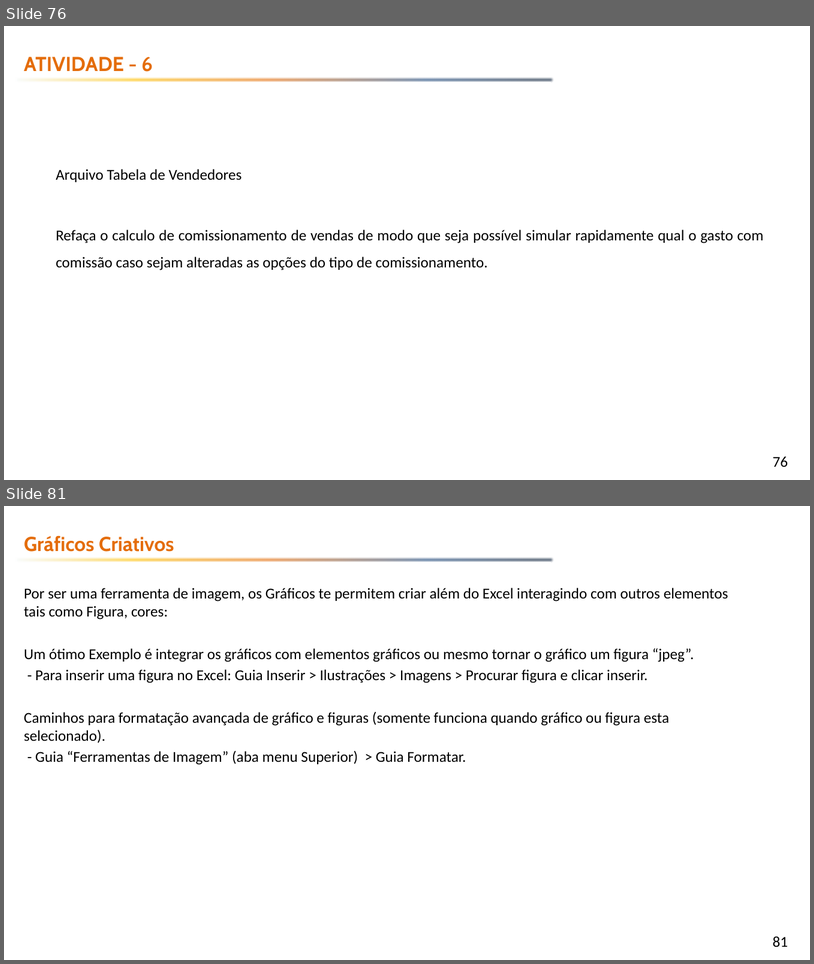
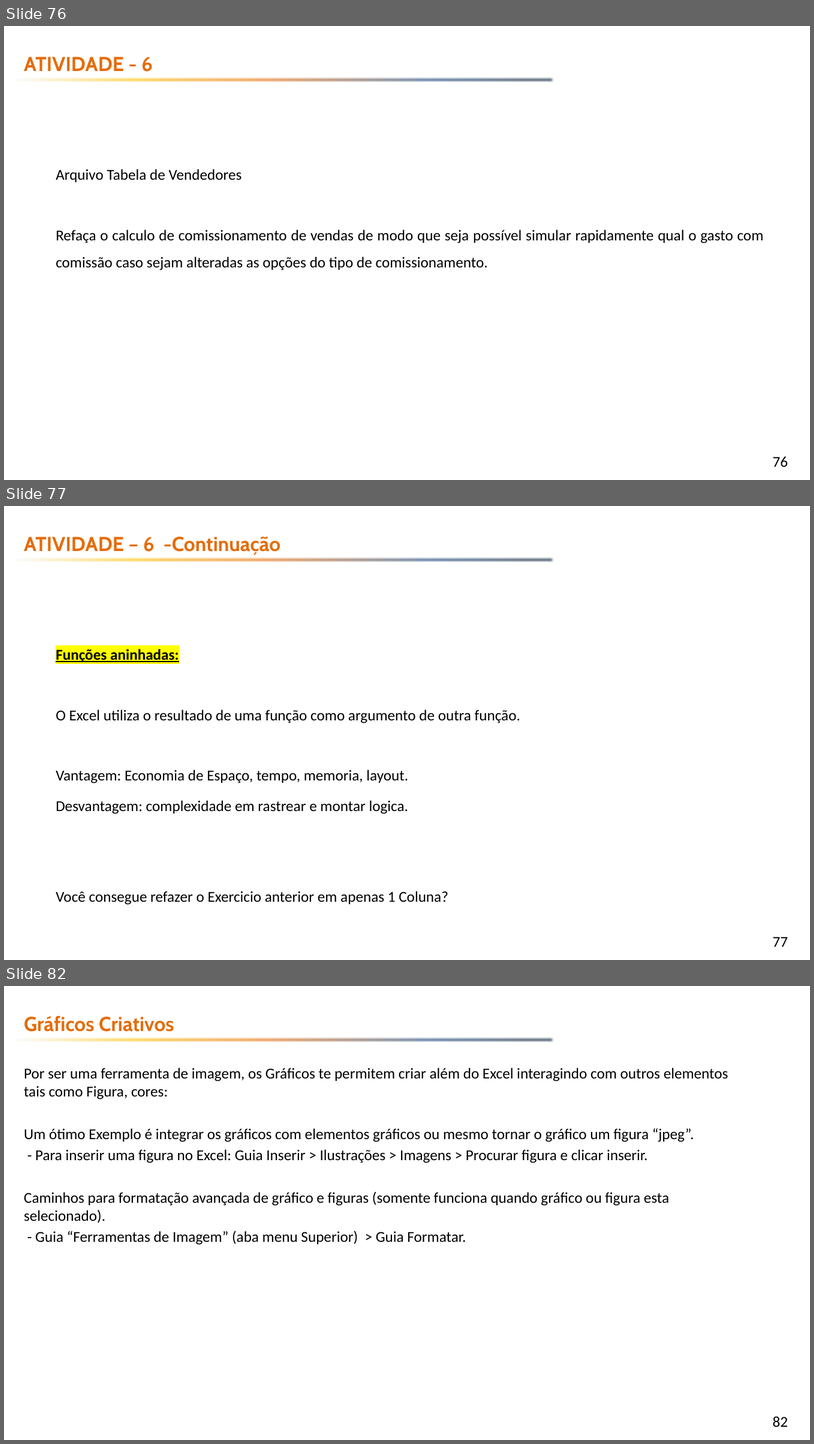
Before and after one commit to emerson-fenrir/Excel_Basico, a slide deck: Professor/Aula3.pptx. Shown one above the other, each under a label of ours: slides 76 and 81 before the commit, slides 76, 77 and 82 after it; the slides between them are not shown. The pictures are 814x964 and 814x1444 pixels, drawn with LibreOffice and Linux fonts; fonts in the diff are those of the drawing; background and template pictures are left out. Boxes give left, top, right and bottom in pixels: in the first picture for what was removed or moved away, otherwise in the second. Text is boxed around its words. In the diff, an @@ line names an element or a change of style, - is before the commit and + after.

```diff
--- a/Professor/Aula3.pptx
+++ b/Professor/Aula3.pptx
@@ slide 77 added at (4,506,810,960), background picture (left out); not listed: 2 template elements that a slide beside it also shows @@
@@ text added at (24,537,281,555), 24 pt, text #E46C0A, bold @@
+ATIVIDADE – 6 -Continuação
@@ text added at (56,649,521,904), 18 pt, text #000000 @@
+Funções aninhadas:
+O Excel utiliza o resultado de uma função como argumento de outra função.
+Vantagem: Economia de Espaço, tempo, memoria, layout.
+Desvantagem: complexidade em rastrear e montar logica.
+Você consegue refazer o Exercicio anterior em apenas 1 Coluna?
@@ what was slide 81 is now slide 82 @@
@@ page number at (773,1416,789,1426): text changed @@
-81
+82
```
Also in this commit, not shown: 9 slides changed, 1 other slide added.
